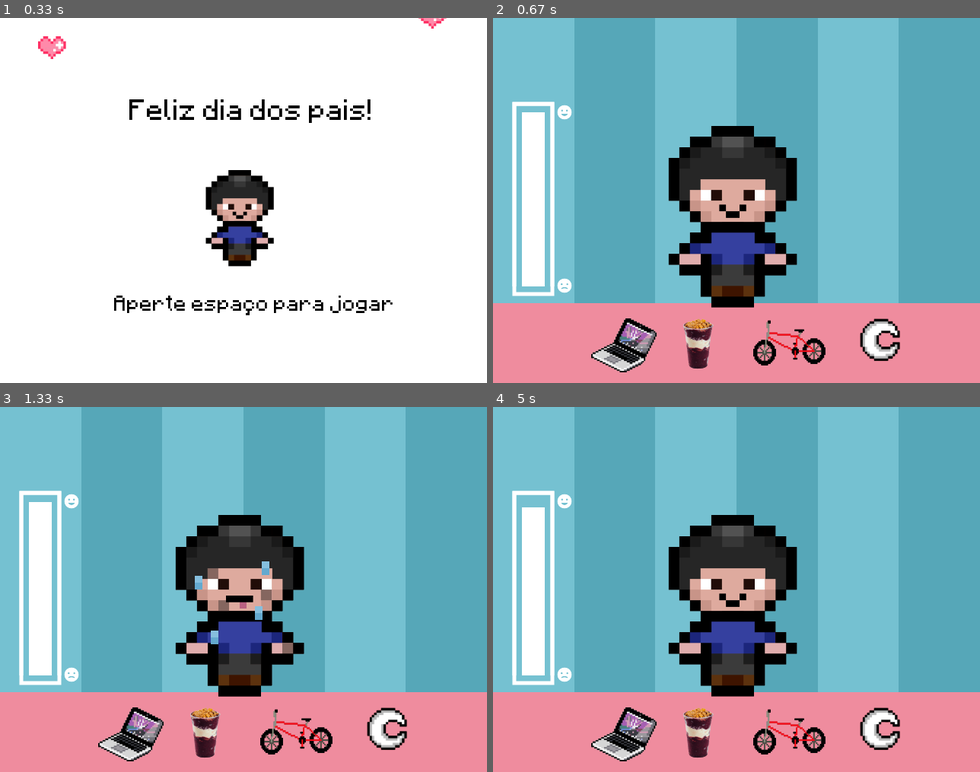
Above: before the commit, frames 1-4 (two rows, left to right).
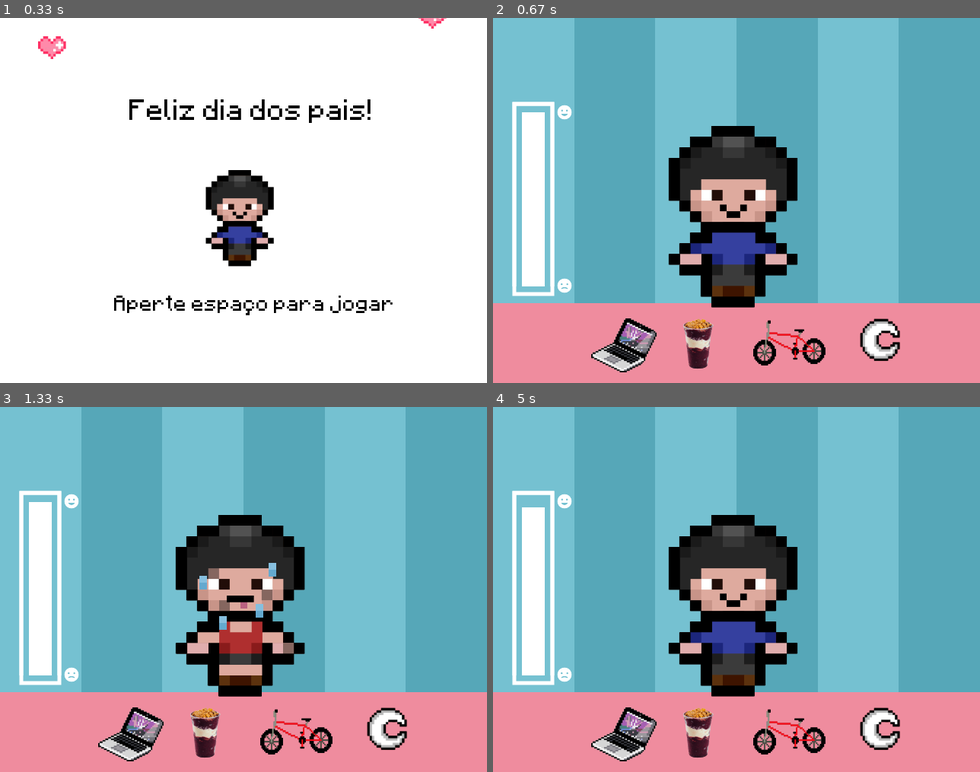
Above: after the commit, the same moments.

Repository: laumelos/Pygame
Game: pygame game, started from index.py
Same seed, same stepped clock (60 frames per second), same inputs: the game is played once before the commit and once after it.
Inputs (mouse positions are in pixels of both pictures, inside the frame that each line leads up to):
- Up to frame 1 (0.33 s): no input
- Up to frame 2 (0.67 s): tap Space at 0.33 s
- Up to frame 3 (1.33 s): press the mouse at (297, 731) at 0.7 s; move the mouse to (189, 618) at 0.8 s; release the mouse at (77, 501) at 0.93 s
- Up to frame 4 (5 s): no input

Frame 1 is identical in both runs. In frame 2, 0.4% of the frame differs, in the area x 36-63%, y 29-80%; in frame 3, 2.0%; in frame 4, 0.4%.

Commit message:
finish code

Diff:
--- a/index.py
+++ b/index.py
@@ -20,21 +20,20 @@
 
 #icons
 lua = pygame.image.load ("images/lua.png")
-morango = pygame.image.load ("images/morango.png")
-water = pygame.image.load ("images/agua.png")
-bubbles = pygame.image.load ('images/bolhas.png')
+acai = pygame.image.load ("images/acai.png")
+notebook = pygame.image.load ("images/notebook.png")
 coraçao = pygame.image.load ('images/coraçao.png')
 sleepz =  pygame.image.load ('images/sleepz.png')
 stain = pygame.image.load ('images/stain.png')
 framebarra = pygame.image.load ('images/framebar.png')
 
-#cat variations
+#pai variations
 paipqn = pygame.image.load ('images/paipqn.png')
-cat = pygame.image.load ("images/cat.png")
+pai = pygame.image.load ("images/pai.png")
 happyskin = pygame.image.load ("images/happyskin.png")
 skinsuada = pygame.image.load ("images/skinsuada.png")
-catcorpo = pygame.image.load ('images/catcorpo.png')
-sadcat = pygame.image.load ('images/sadcat.png')
+# pai = pygame.image.load ('images/pai.png')
+sadpai = pygame.image.load ('images/sadpai.png')
 skindormir =  pygame.image.load ('images/skindormir.png')
 bike = pygame.image.load('images/bike.png')
 familyphoto = pygame.image.load('images/familyphoto.png')
@@ -47,8 +46,6 @@
 #SOUNDS LOAD
 
 #sounds
-catscreamsound = mixer.Sound('sounds/catscreamsound.wav')
-bubblesound = mixer.Sound('sounds/bubblesound.wav')
 sleepsound = mixer.Sound('sounds/sleepsound.wav')
 chewsound = mixer.Sound('sounds/chewsound.wav')
 clicksound = mixer.Sound('sounds/clicksound.wav')
@@ -90,23 +87,23 @@
 
         return action
 
-#button agua
-agua_img = pygame.image.load("images/agua.png").convert_alpha()
-agua_img = button(120, 390, agua_img)
-
-#button morango
-morango_img = pygame.image.load ("images/morango.png").convert_alpha()
-morango_img = button(250, 395, morango_img)
+#button notebook
+notebook_img = pygame.image.load("images/notebook.png").convert_alpha()
+notebook_img = button(120, 390, notebook_img)
+
+#button acai
+acai_img = pygame.image.load ("images/acai.png").convert_alpha()
+acai_img = button(250, 395, acai_img)
 
 #button lua
 lua_img = pygame.image.load("images/lua.png").convert_alpha()
 lua_img = button(470, 390,lua_img)
 
-#button cat
-catcorpo_img = pygame.image.load("images/catcorpo.png").convert_alpha()
-cat_img = button(231,142, catcorpo_img)
-
-#button rabo cat
+#button pai
+pai_img = pygame.image.load("images/pai.png").convert_alpha()
+pai_img = button(231,142, pai_img)
+
+#button rabo pai
 bike_img = pygame.image.load("images/bike.png").convert_alpha()
 bike_img = button(342,390, bike_img)
 
@@ -143,7 +140,7 @@
         tela.blit(coraçao,(440,-100 + y))
         tela.blit(coraçao,(550,-40 + y))
 
-        #cat
+        #pai
         tela.blit(paipqn,(270,200))
 
         #TEXTO
@@ -171,12 +168,12 @@
         tela.blit(fundobarra,(15, 353))
         tela.blit(framebarra,(25,110))
 
-        #cat image
-        tela.blit(cat,(230,142))
+        #pai image
+        tela.blit(pai,(230,142))
 
         #button images
-        tela.blit(water,(120, 390))
-        tela.blit(morango,(250, 395))
+        tela.blit(notebook,(120, 390))
+        tela.blit(acai,(250, 395))
         tela.blit(bike,(342,390))
         tela.blit(lua,(470, 390))
 
@@ -192,7 +189,7 @@
         else:
             #gato triste
             tela.blit(fundo,(0,0))
-            tela.blit(sadcat,(231,142))
+            tela.blit(sadpai,(231,142))
             pygame.display.update()
             #som
             mixer.music.stop()
@@ -216,7 +213,7 @@
             pygame.quit()
 
         #funcionalid banho
-        if (agua_img.draw(tela)):
+        if (notebook_img.draw(tela)):
             #images
             tela.blit(framebarra,(25,110))
             tela.blit(fundoazul,(107,0))
@@ -233,7 +230,7 @@
                 happybar = happybar - 10
 
         #funcionalid comer
-        if (morango_img.draw(tela)):
+        if (acai_img.draw(tela)):
             #images
             tela.blit(stain,(280, 245))
             #sounds
@@ -252,7 +249,7 @@
             #images
             tela.blit(framebarra,(25,110))
             tela.blit(fundoazul,(107,0))
-            tela.blit(skindormir,(231,142))
+            tela.blit(skindormir,(232,142))
             tela.blit(sleepz,(200,140))
             tela.blit(sleepz,(220,100))
             #sounds
@@ -267,9 +264,9 @@
                 happybar = happybar - 10
 
         #funcionalid pet
-        if (cat_img.draw(tela)):
-            #images
-            tela.blit(happyskin,(231,142))
+        if (pai_img.draw(tela)):
+            #images
+            tela.blit(happyskin,(232,142))
             tela.blit(coraçao,(370,120))
             #sounds
 
@@ -285,7 +282,7 @@
         #funcionalid bike
         if (bike_img.draw(tela)):
             #images
-            tela.blit(skinsuada,(231,142))
+            tela.blit(skinsuada,(232,142))
             #sounds
             bikesound.play()
             #wait
Binary file changed: images/acai.png
Binary file removed: images/bolhas.png
Binary file removed: images/buttonjogo.png
Binary file removed: images/morango.png
Renamed: images/agua.png -> images/notebook.png
Renamed: images/cat.png -> images/pai.png
Renamed: images/sadcat.png -> images/sadpai.png
Binary file changed: images/skinsuada.png
Not shown, removed: sounds/bubblesound.wav
Not shown, removed: sounds/catbravosound.wav
Not shown, removed: sounds/catscreamsound.wav
Not shown, removed: sounds/miausound.wav
